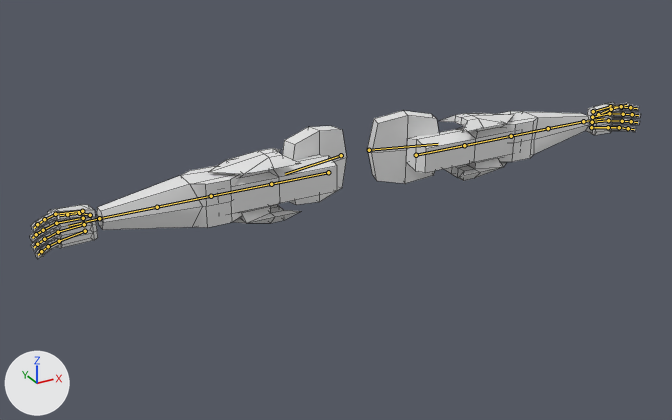
The Blender file blender/finger.blend, before and after one commit.
Rendered twice from a 50 mm lens placed at (-1.296, -2.107, 2.534), pointed at (-0.219, -0.15, 1.555). The axes (+X, +Y, +Z) are drawn at lower left. The lights are the same throughout. The bones that bend it are drawn over the model as lines. Mesh edges are drawn as thin lines.

Names of what the first picture shows: 'finger'.
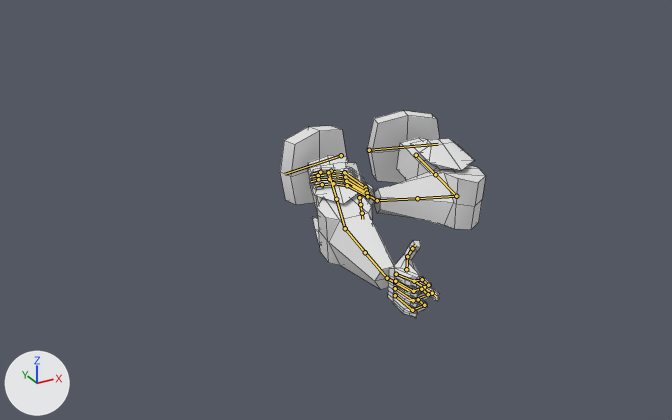
The newer file adds an action. The first version stands in its rest pose; the second is drawn at frame 2 of the action 'shoot'.

Changed parts and their boxes [x1, y1, x2, y2] in the pictures (672 x 420 px):
'finger', posed (66% narrower, 32% taller)
    before: [30, 103, 640, 259]
    after: [280, 111, 486, 318]

The edits, one by one:
Bone 'thumb.01.L' (bone_thumb_01_l) turns from (0, 0, 0) to (-84, -6, 115) degrees about its own x, y and z.
Bone 'f_index.01.R' (bone_f_index_01_r) turns from (0, 0, 0) to (-27, 0, 1) degrees about its own x, y and z.
Bone 'f_index.02.R' (bone_f_index_02_r) turns from (0, 0, 0) to (-11, 0, 1) degrees about its own x, y and z.
Bone 'f_index.03.R' (bone_f_index_03_r) turns from (0, 0, 0) to (-20, 0, 1) degrees about its own x, y and z.
Bone 'thumb.01.R' (bone_thumb_01_r) turns from (0, 0, 0) to (-26, 42, 33) degrees about its own x, y and z.
Bone 'f_middle.01.R' (bone_f_middle_01_r) turns from (0, 0, 0) to (67, 2, -2) degrees about its own x, y and z.
Bone 'f_middle.02.R' (bone_f_middle_02_r) turns from (0, 0, 0) to (67, 2, -3) degrees about its own x, y and z.
Bone 'f_middle.03.R' (bone_f_middle_03_r) turns from (0, 0, 0) to (67, 1, -3) degrees about its own x, y and z.
Bone 'f_ring.01.R' (bone_f_ring_01_r) turns from (0, 0, 0) to (67, 2, -2) degrees about its own x, y and z.
Bone 'f_ring.02.R' (bone_f_ring_02_r) turns from (0, 0, 0) to (67, 2, -3) degrees about its own x, y and z.
Bone 'f_ring.03.R' (bone_f_ring_03_r) turns from (0, 0, 0) to (67, 1, -3) degrees about its own x, y and z.
Bone 'f_pinky.01.R' (bone_f_pinky_01_r) turns from (0, 0, 0) to (67, 2, -2) degrees about its own x, y and z.
Bone 'f_pinky.02.R' (bone_f_pinky_02_r) turns from (0, 0, 0) to (67, 2, -3) degrees about its own x, y and z.
Bone 'f_pinky.03.R' (bone_f_pinky_03_r) turns from (0, 0, 0) to (67, 1, -3) degrees about its own x, y and z.
Bone 'hand_ik.L' (bone_hand_ik_l) moves from (0.0, 0.0, 0.0) to (-0.909, -0.217, -0.01).
Bone 'hand_ik.L' (bone_hand_ik_l) turns from (0, 0, 0) to (81, 55, -115) degrees about its own x, y and z.
Bone 'hand_ik.R' (bone_hand_ik_r) moves from (0.0, 0.0, 0.0) to (0.524, -0.509, -0.065).
Bone 'hand_ik.R' (bone_hand_ik_r) turns from (0, 0, 0) to (2, -2, 89) degrees about its own x, y and z.
